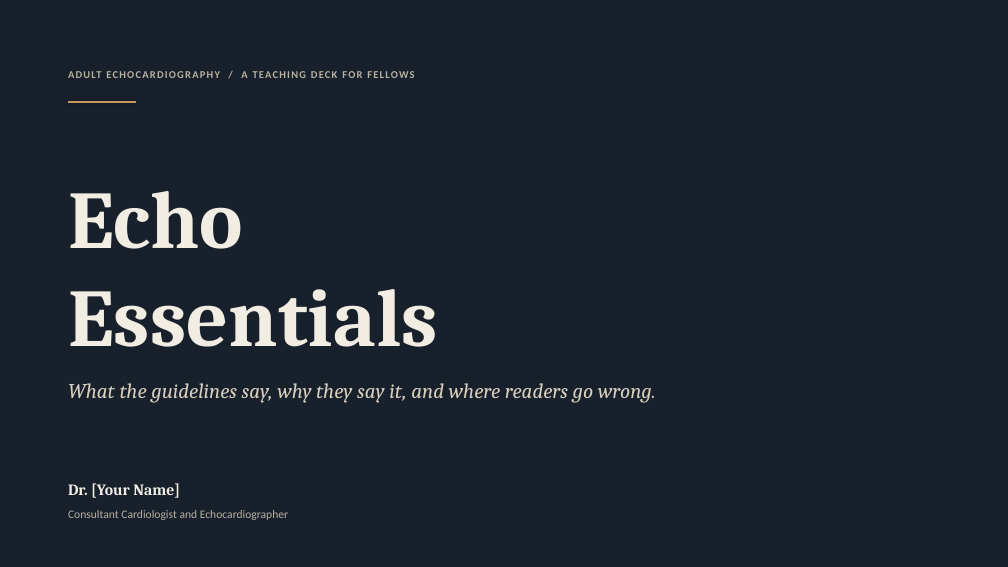
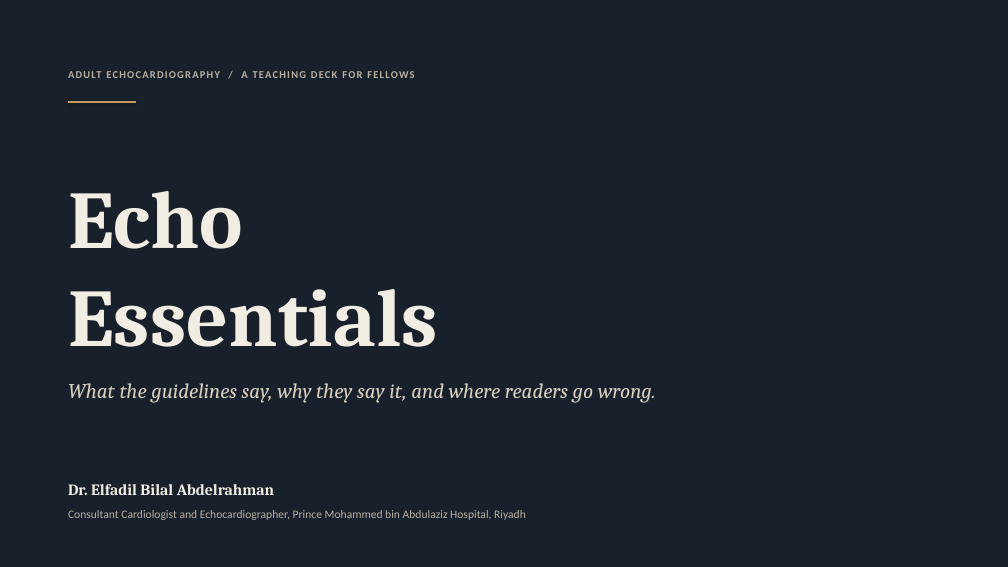
Before and after one commit to fadilbilal56/-, a slide deck: slide 1 of echo-essentials/dist/2_Echo_Essentials_Teaching_Slides.pptx. Drawn at 1008x567 pixels with LibreOffice and Linux fonts; fonts in the diff are those of the drawing. Boxes give left, top, right and bottom in pixels: in the first picture for what was removed or moved away, otherwise in the second. Text is boxed around its words. In the diff, an @@ line names an element or a change of style, - is before the commit and + after.

```diff
--- a/echo-essentials/dist/2_Echo_Essentials_Teaching_Slides.pptx
+++ b/echo-essentials/dist/2_Echo_Essentials_Teaching_Slides.pptx
@@ text at box(68, 484, 274, 495): text changed @@
-Dr. [Your Name]
+Dr. Elfadil Bilal Abdelrahman
@@ text at box(68, 510, 526, 520): text changed @@
-Consultant Cardiologist and Echocardiographer
+Consultant Cardiologist and Echocardiographer, Prince Mohammed bin Abdulaziz Hospital, Riyadh
```
Also in this commit, not shown: 1 other slide changed, 19 other files.
